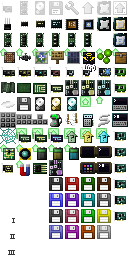
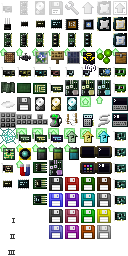
Layer changes from the first 128 × 256 image to the second:
painted on "items" (2nd of 2, in "items") over [3, 162, 47, 205]
